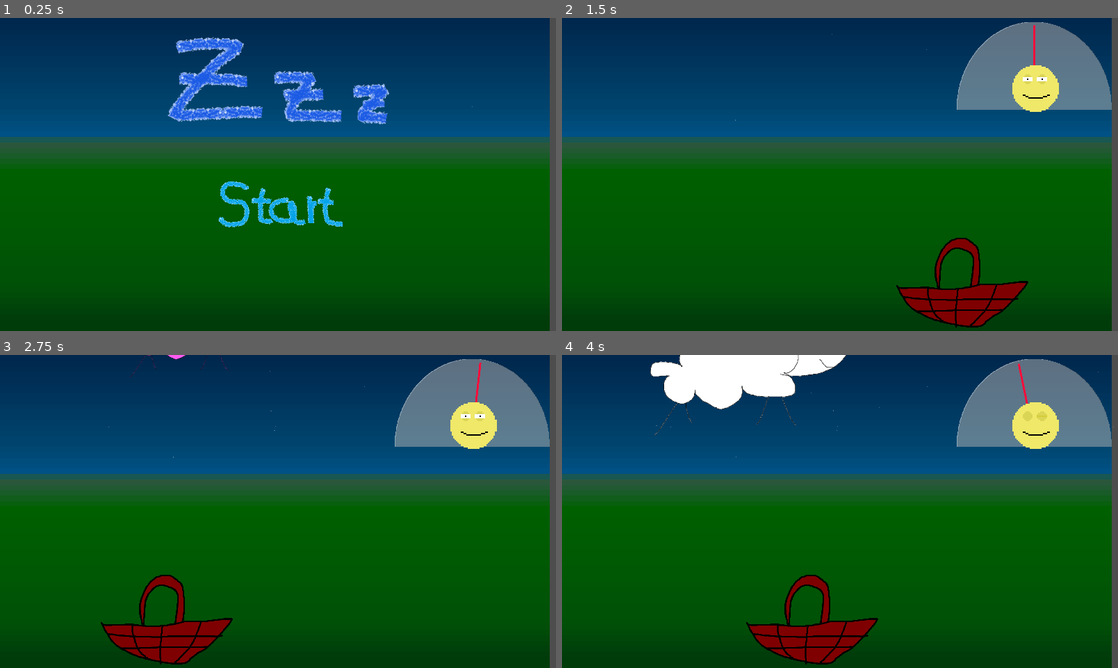
Above: before the commit, frames 1-4 (two rows, left to right).
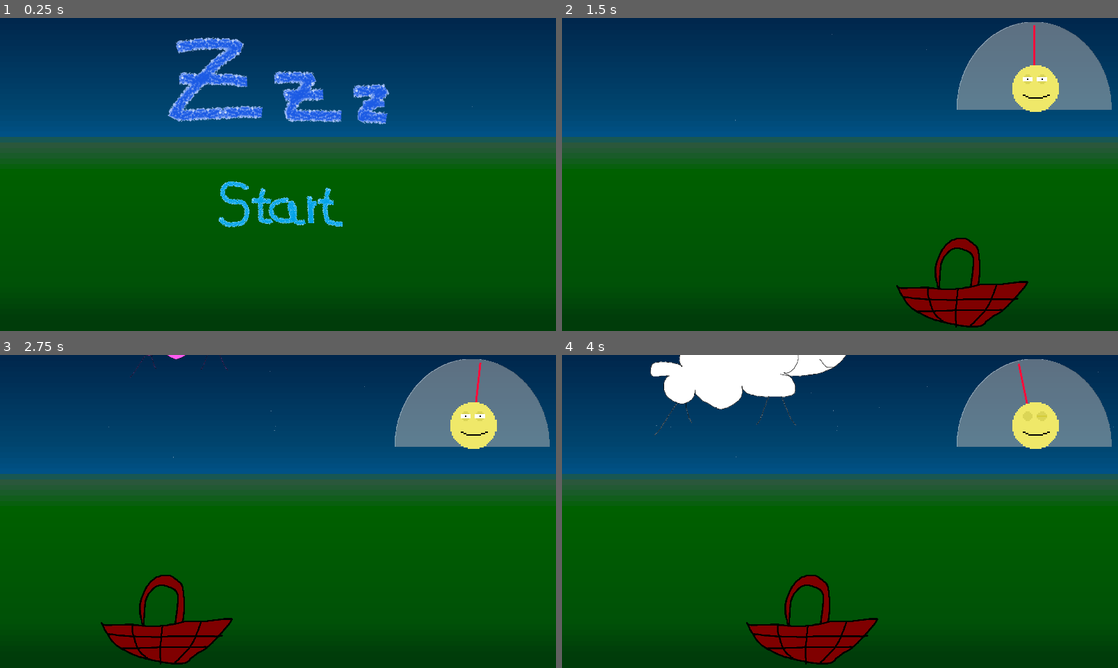
Above: after the commit, the same moments.

Repository: Glow-Project/gwj-55
Game: Godot game, scene res://menu.tscn
Same seed, same stepped clock (60 frames per second), same inputs: the game is played once before the commit and once after it.
Inputs (mouse positions are in pixels of both pictures, inside the frame that each line leads up to):
- Up to frame 1 (0.25 s): no input
- Up to frame 2 (1.5 s): click (840, 205) at 0.5 s; tap Enter at 1.25 s; move the mouse to (962, 158) at 1.27 s
- Up to frame 3 (2.75 s): move the mouse to (166, 527) at 2.02 s
- Up to frame 4 (4 s): move the mouse to (895, 442) at 2.77 s; move the mouse to (812, 574) at 3.52 s

The runs differ from the first frame. In frame 1, 1.1% of the frame differs, in the area x 98-100%, y 0-100%; in frame 2, 1.1%; in frame 3, 1.1%; in frame 4, 1.1%.

Commit message:
background: fix margin

Diff:
--- a/background.tscn
+++ b/background.tscn
@@ -30,9 +30,9 @@
 
 [node name="Background" type="Sprite2D" parent="."]
 texture_filter = 1
-position = Vector2(569, 324.194)
+position = Vector2(578.005, 324.194)
 rotation = -1.5708
-scale = Vector2(11.1252, -1140.29)
+scale = Vector2(11.1252, -1158.3)
 texture = SubResource("GradientTexture1D_g36pl")
 
 [node name="Stars" type="GPUParticles2D" parent="."]
